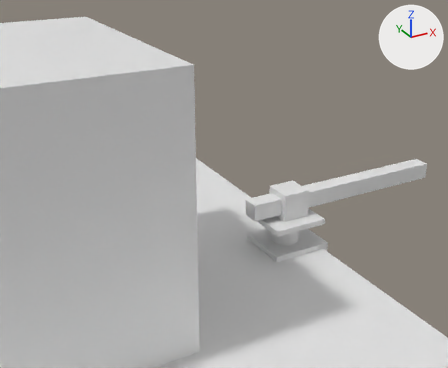
The Blender file 3d-printer-roboclaw/3d-printer-roboclaw.blend as it was, and as the next commit left it.
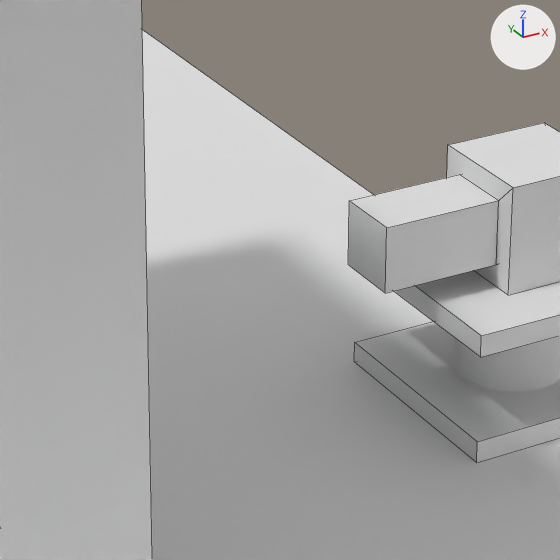
There are two pictures of each version: one from a 50 mm camera at (95.0, -325.0, 1283.0) aimed at (564.0, 529.0, 856.0), one close up on the part from 36% to 66% of the width and 41% to 78% of the height. Arrows for +X, +Y and +Z are at upper right; the lights stay in place. The close-ups show mesh edges as thin lines.

In view in the first close-up: '3d-printer', 'arm', 'arm-guide', 'desk', 'lower-base', 'table-mount', 'upper-base'.
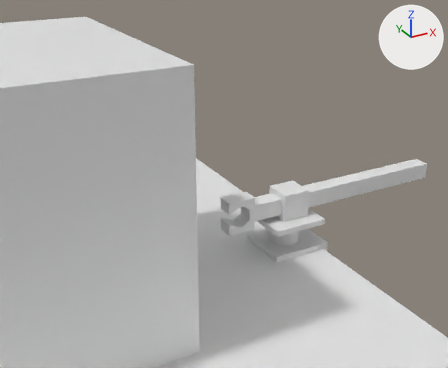
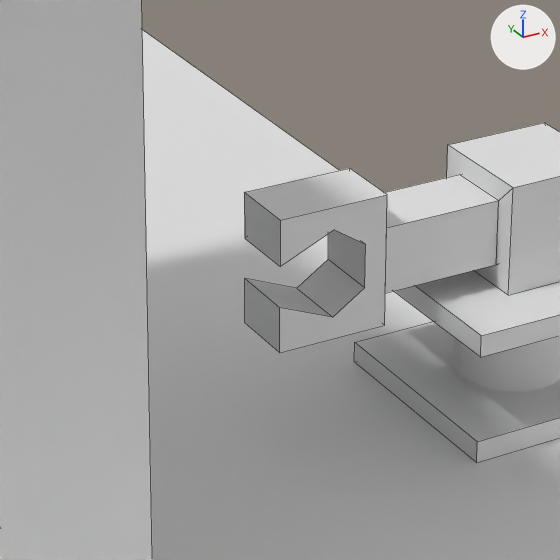
Commit message: Add claw

Changed parts and their boxes [x1, y1, x2, y2] in the close-ups (560 x 560 px):
'claw', added: after [244, 168, 387, 353]

The change, as a list of edits to the scene's bpy script:
```text
Add me_cube_013:
    me_cube_013.from_pydata([(0.0, 0.0, 0.0), (0.0, 0.0, 60.0), (0.0, 30.0, 0.0), (0.0, 30.0, 60.0), (50.0, 0.0, 0.0), (50.0, 0.0, 60.0), (50.0, 30.0, 0.0), (50.0, 30.0, 60.0), (25.0, 30.0, 50.0), (25.0, 0.0, 50.0), (0.0, 30.0, 39.3), (0.0, 0.0, 39.3), (40.0, 30.0, 20.0), (40.0, 0.0, 20.0), (25.0, 30.0, 10.0), (25.0, 0.0, 10.0), (40.0, 30.0, 40.0), (40.0, 0.0, 40.0), (0.0, 30.0, 20.7), (0.0, 0.0, 20.7)], [], [(0, 19, 18, 2), (2, 18, 14, 12, 16, 8, 10, 3, 7, 6), (6, 7, 5, 4), (4, 5, 1, 11, 9, 17, 13, 15, 19, 0), (2, 6, 4, 0), (7, 3, 1, 5), (15, 14, 18, 19), (9, 8, 16, 17), (10, 11, 1, 3), (8, 9, 11, 10), (17, 16, 12, 13), (14, 15, 13, 12)])
Add ob_claw:
    ob_claw = bpy.data.objects.new('claw', me_cube_013)
    ob_claw.location = (550.0, 485.0, 780.0)
```
